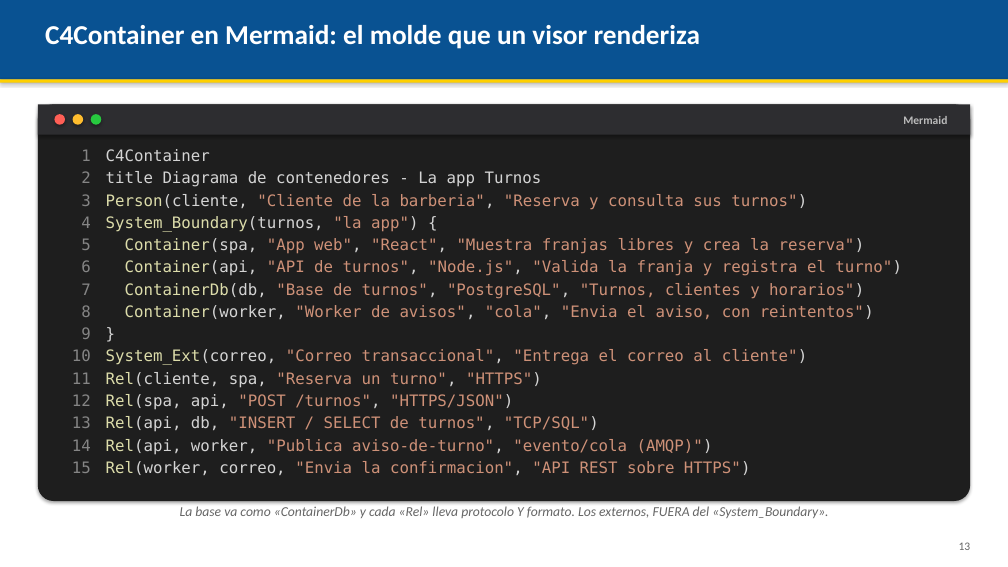
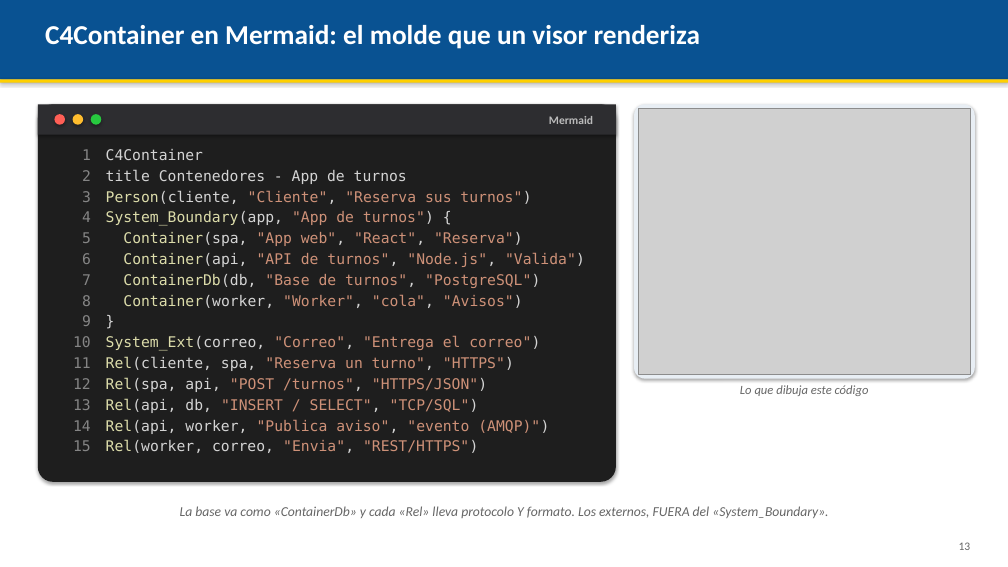
Before and after one commit to AndresDFX/UNIAJ, a slide deck: slide 13 of Arquitectura de Sistemas Computacionales/Clases/Clase 4 - Microservicios y arquitecturas distribuidas/Presentacion.pptx. Drawn at 1008x567 pixels with LibreOffice and Linux fonts; fonts in the diff are those of the drawing; grey boxes stand for pictures. Boxes give left, top, right and bottom in pixels: in the first picture for what was removed or moved away, otherwise in the second. Text is boxed around its words. In the diff, an @@ line names an element or a change of style, - is before the commit and + after.

```diff
--- a/Arquitectura de Sistemas Computacionales/Clases/Clase 4 - Microservicios y arquitecturas distribuidas/Presentacion.pptx
+++ b/Arquitectura de Sistemas Computacionales/Clases/Clase 4 - Microservicios y arquitecturas distribuidas/Presentacion.pptx
@@ rounded rectangle: place and size @@
-rounded rectangle at (38, 104, 970, 501)
+rounded rectangle at (38, 104, 616, 482)
@@ rectangle: place and size @@
-rectangle at (38, 104, 970, 135)
+rectangle at (38, 104, 616, 135)
@@ text "Mermaid": place and size @@
-text "Mermaid" at (903, 116, 947, 124)
+text "Mermaid" at (549, 116, 593, 124)
@@ rounded rectangle added at (634, 104, 975, 379), fill #E8EEF4 @@
@@ picture added at (639, 109, 971, 374) @@
@@ text "1" at (73, 149, 91, 451): size 15 to 14 pt @@
@@ text at (106, 149, 514, 392): size 15 to 14 pt in "C4Container", "}", "Rel(cliente, spa, "Reserva un turno", "HTTPS")", "Rel(spa, api, "POST /turnos", "HTTPS/JSON")" @@
@@ text at (106, 169, 585, 308): text changed; size 15 to 14 pt @@
-title Diagrama de contenedores - La app Turnos
-Person(cliente, "Cliente de la barberia", "Reserva y consulta sus turnos")
-System_Boundary(turnos, "la app") {
-Container(spa, "App web", "React", "Muestra franjas libres y crea la reserva")
-Container(api, "API de turnos", "Node.js", "Valida la franja y registra el turno")
-ContainerDb(db, "Base de turnos", "PostgreSQL", "Turnos, clientes y horarios")
-Container(worker, "Worker de avisos", "cola", "Envia el aviso, con reintentos")
+title Contenedores - App de turnos
+Person(cliente, "Cliente", "Reserva sus turnos")
+System_Boundary(app, "App de turnos") {
+Container(spa, "App web", "React", "Reserva")
+Container(api, "API de turnos", "Node.js", "Valida")
+ContainerDb(db, "Base de turnos", "PostgreSQL")
+Container(worker, "Worker", "cola", "Avisos")
@@ text at (106, 335, 540, 351): text changed; size 15 to 14 pt @@
-System_Ext(correo, "Correo transaccional", "Entrega el correo al cliente")
+System_Ext(correo, "Correo", "Entrega el correo")
@@ text added at (740, 385, 869, 396), 12 pt, text #666666, italic @@
+Lo que dibuja este código
@@ text at (106, 398, 549, 453): text changed; size 15 to 14 pt @@
-Rel(api, db, "INSERT / SELECT de turnos", "TCP/SQL")
-Rel(api, worker, "Publica aviso-de-turno", "evento/cola (AMQP)")
-Rel(worker, correo, "Envia la confirmacion", "API REST sobre HTTPS")
+Rel(api, db, "INSERT / SELECT", "TCP/SQL")
+Rel(api, worker, "Publica aviso", "evento (AMQP)")
+Rel(worker, correo, "Envia", "REST/HTTPS")
```
Also in this commit, not shown: 1 other slide changed, 17 other files.
